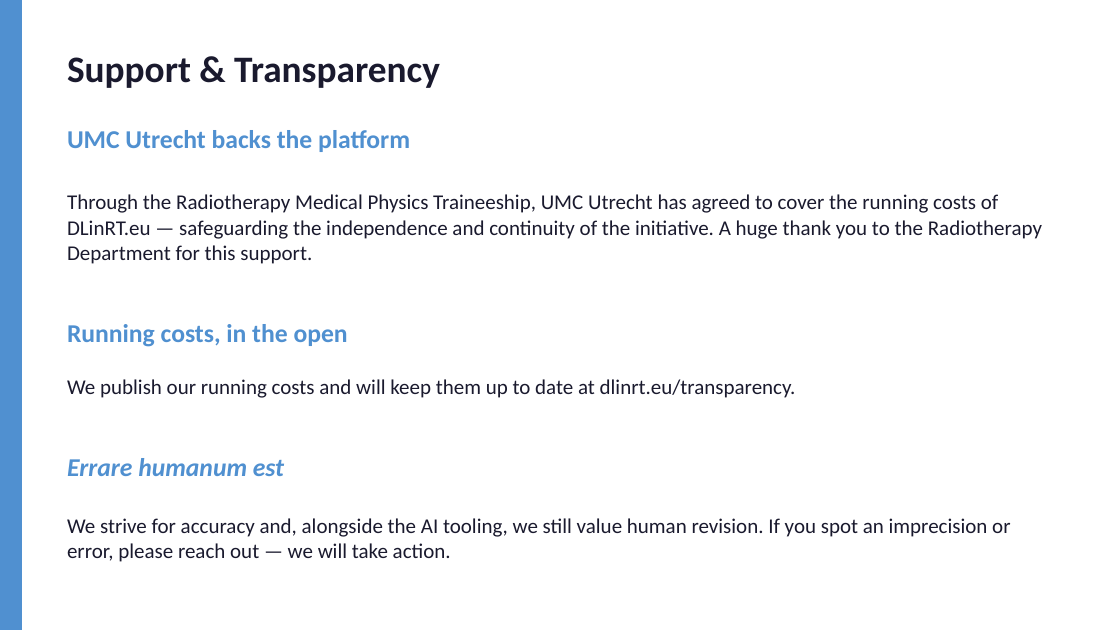
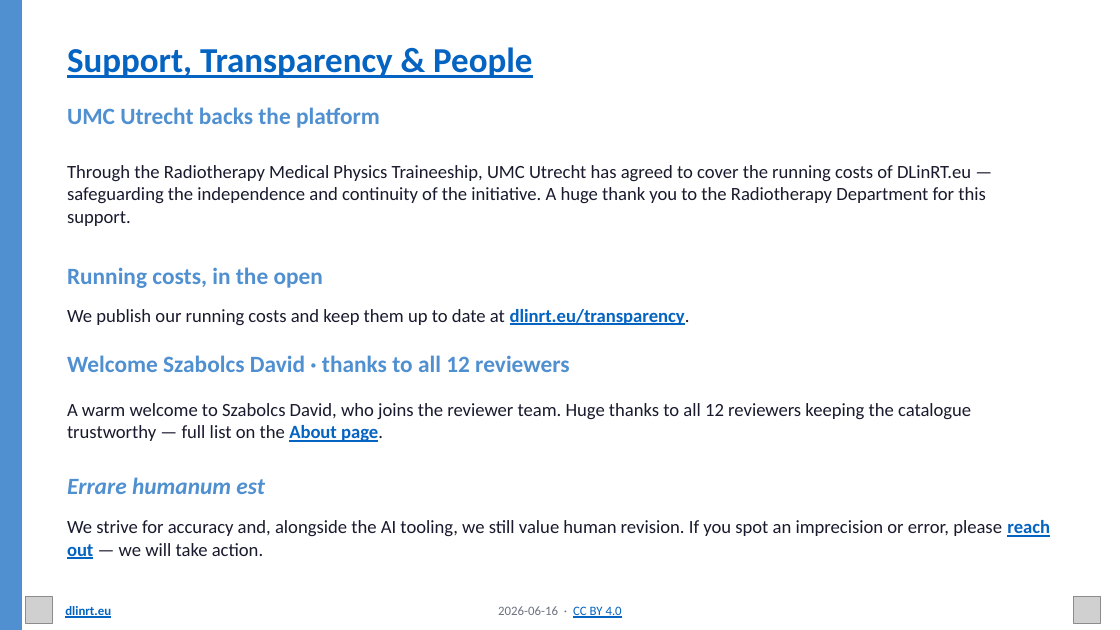
Before and after one commit to DLinRT-eu/dlinrteu-website, a slide deck: slide 5 of public/newsletters/2026-06/dlinrt-2026-06-update.pptx. Drawn at 1120x630 pixels with LibreOffice and Linux fonts; fonts in the diff are those of the drawing; grey boxes stand for pictures. Boxes give left, top, right and bottom in pixels: in the first picture for what was removed or moved away, otherwise in the second. Text is boxed around its words. In the diff, an @@ line names an element or a change of style, - is before the commit and + after.

```diff
--- a/public/newsletters/2026-06/dlinrt-2026-06-update.pptx
+++ b/public/newsletters/2026-06/dlinrt-2026-06-update.pptx
@@ text at box(67, 47, 532, 78): text changed; size 32 to 30 pt; text colour #1A1A2E to #0563C1 @@
-Support & Transparency
+Support, Transparency & People
@@ text "UMC Utrecht backs the platform": place and size @@
-text "UMC Utrecht backs the platform" at box(67, 130, 410, 152)
+text "UMC Utrecht backs the platform" at box(67, 107, 380, 128)
@@ text "Through the Radiotherapy Medical Physics ...": place and size @@
-text "Through the Radiotherapy Medical Physics ..." at box(67, 194, 1042, 264)
+text "Through the Radiotherapy Medical Physics ..." at box(67, 165, 986, 226)
@@ text "Through the Radiotherapy Medical Physics ..." at box(67, 165, 986, 226): size 18 to 16 pt @@
@@ text "Running costs, in the open": place and size @@
-text "Running costs, in the open" at box(67, 324, 348, 347)
+text "Running costs, in the open" at box(67, 267, 323, 288)
@@ text at box(67, 309, 690, 325): text changed; size 18 to 16 pt @@
-We publish our running costs and will keep them up to date at dlinrt.eu/transparency.
+We publish our running costs and keep them up to date at dlinrt.eu/transparency.
@@ text added at box(67, 355, 570, 372), 20 pt, text #5090D0, bold @@
+Welcome Szabolcs David · thanks to all 12 reviewers
@@ text added at box(67, 403, 971, 442), 16 pt, text #1A1A2E @@
+A warm welcome to Szabolcs David, who joins the reviewer team. Huge thanks to all 12 reviewers keeping the catalogue trustworthy — full list on the About page.
@@ size 22 to 20 pt in 3 elements at box(67, 107, 380, 128), box(67, 267, 323, 288), box(67, 477, 265, 494) @@
@@ text "Errare humanum est": place and size @@
-text "Errare humanum est" at box(67, 458, 284, 476)
+text "Errare humanum est" at box(67, 477, 265, 494)
@@ text "We strive for accuracy and, ..." at box(67, 520, 1050, 559): size 18 to 16 pt; text colour #1A1A2E to #0563C1, bold on, underline on in "reach out" @@
@@ picture added at box(25, 597, 52, 623) @@
@@ picture added at box(1074, 597, 1101, 623) @@
@@ text added at box(65, 606, 111, 618), 11 pt, text #0563C1, bold, underline @@
+dlinrt.eu
@@ text added at box(498, 606, 622, 618), 11 pt, text #6B7280 @@
+2026-06-16 · CC BY 4.0
```
Also in this commit, not shown: 5 other slides changed, 7 other files.
